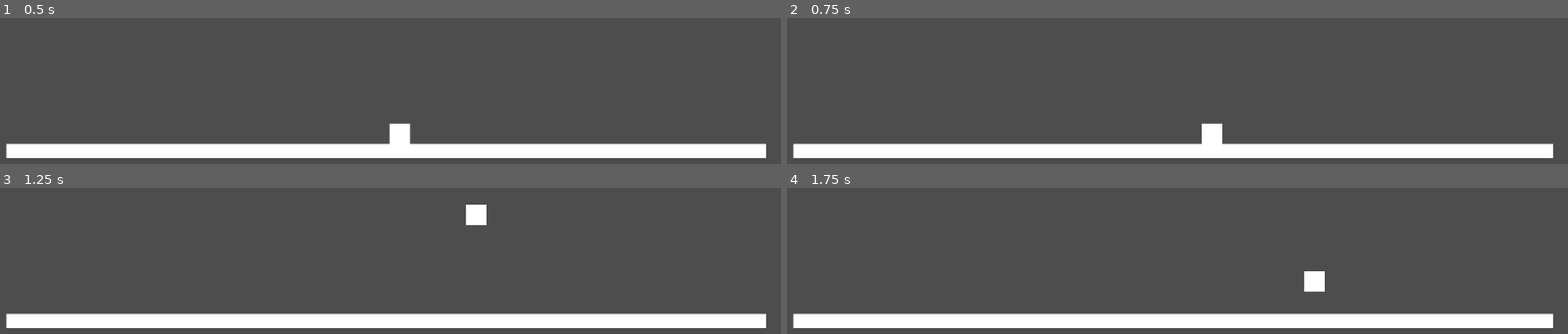
Above: before the commit, frames 1-4 (two rows, left to right).
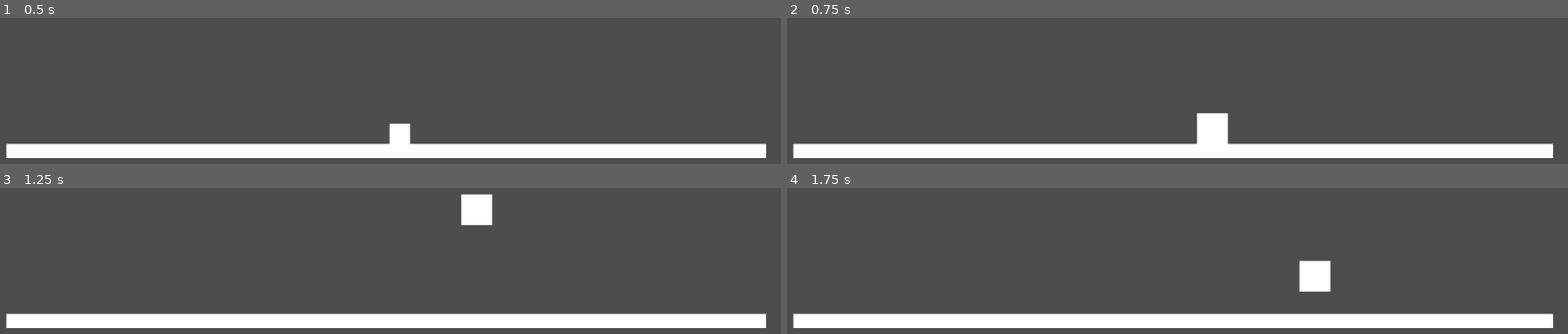
Above: after the commit, the same moments.

Repository: Cinition/Scale3
Game: Godot game, scene res://Levels/QubertTestScene.tscn
The game is run twice, just before and just after one commit, with the same random seed, the same clock (stepped at 60 frames per second) and the same inputs.
Inputs:
- Up to frame 1 (0.5 s): no input
- Up to frame 2 (0.75 s): hold Up (ScaleQubertUp) from 0.53 s (still down)
- Up to frame 3 (1.25 s): keep holding Up (ScaleQubertUp); tap Space (Jump) at 0.77 s
- Up to frame 4 (1.75 s): keep holding Up (ScaleQubertUp); tap Space (Jump) at 1.52 s

Frame 1 is identical in both runs. In frame 2, 0.5% of the frame differs, in the area x 52-57%, y 65-87%; in frame 3, 0.5%, in the area x 59-64%, y 4-26%; in frame 4, 0.5%.

Commit message:
Working scaling

Diff:
--- a/Levels/QubertTestScene.tscn
+++ b/Levels/QubertTestScene.tscn
@@ -27,4 +27,4 @@
 position = Vector2(518, 543)
 MovementSpeed = 150.0
 JumpStrength = 500.0
-ScaledDuration = null
+ScaledDuration = 1.4
--- a/Objects/Qubert.tscn
+++ b/Objects/Qubert.tscn
@@ -1,9 +1,12 @@
-[gd_scene load_steps=5 format=3 uid="uid://brgenyhui1ybj"]
+[gd_scene load_steps=6 format=3 uid="uid://brgenyhui1ybj"]
 
 [ext_resource type="Script" path="res://Scripts/Qubert.gd" id="1_fguhl"]
 [ext_resource type="QuadMesh" uid="uid://chq3p388ea6ck" path="res://Asset/NormalQubertMesh.tres" id="3_tk2yd"]
 [ext_resource type="QuadMesh" uid="uid://b2snghn7htjul" path="res://Asset/LargeQubertMesh.tres" id="3_ubi5p"]
 [ext_resource type="QuadMesh" uid="uid://bgtbcgh6xawjc" path="res://Asset/SmallQubertMesh.tres" id="5_5642c"]
+
+[sub_resource type="RectangleShape2D" id="RectangleShape2D_rxw2x"]
+size = Vector2(30, 30)
 
 [node name="CharacterBody2D" type="CharacterBody2D"]
 script = ExtResource("1_fguhl")
@@ -12,5 +15,6 @@
 SmallQubertMesh = ExtResource("5_5642c")
 
 [node name="CollisionShape2D" type="CollisionShape2D" parent="."]
+shape = SubResource("RectangleShape2D_rxw2x")
 
 [node name="MeshInstance2D" type="MeshInstance2D" parent="."]
--- a/Scripts/Qubert.gd
+++ b/Scripts/Qubert.gd
@@ -32,15 +32,18 @@
 	if Input.is_action_pressed("ScaleQubertUp") and CurrentQubertSize == QubertSize.NORMAL:
 		CurrentQubertSize = QubertSize.LARGE
 		ScaledTimer       = ScaledDuration
+		SetQubertTo(QubertSize.LARGE)
 
 	if Input.is_action_pressed("ScaleQubertDown") and CurrentQubertSize == QubertSize.NORMAL:
 		CurrentQubertSize = QubertSize.SMALL
 		ScaledTimer       = ScaledDuration
+		SetQubertTo(QubertSize.SMALL)
 
 	if CurrentQubertSize != QubertSize.NORMAL:
 		ScaledTimer -= delta
 		if ScaledTimer < 0.0:
 			CurrentQubertSize = QubertSize.NORMAL
+			SetQubertTo(QubertSize.NORMAL)
 
 
 func _physics_process(delta: float) -> void:
